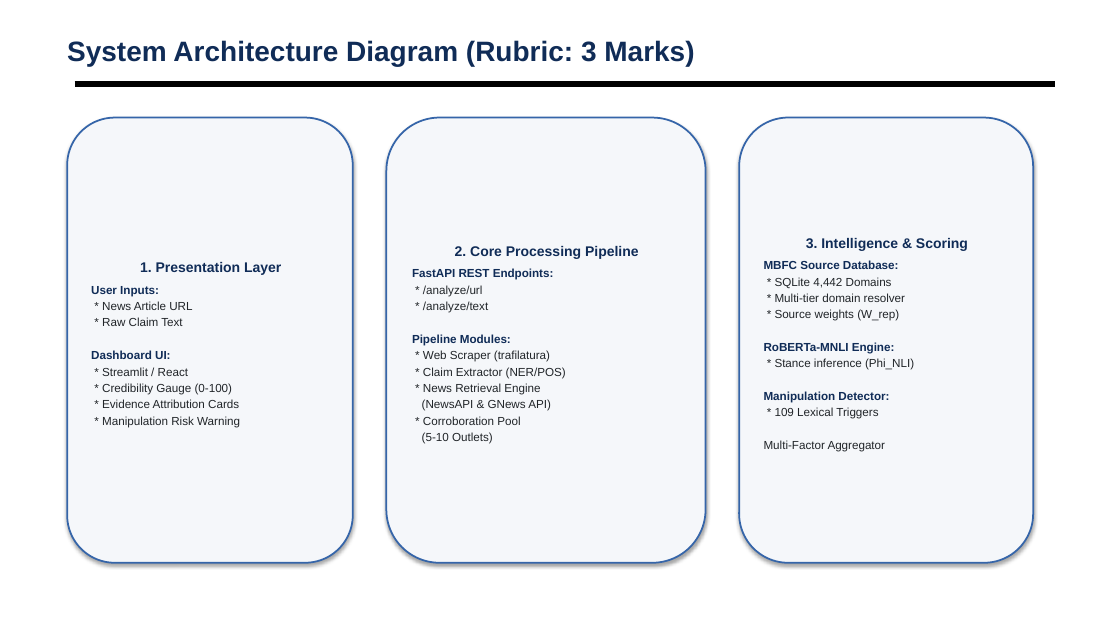
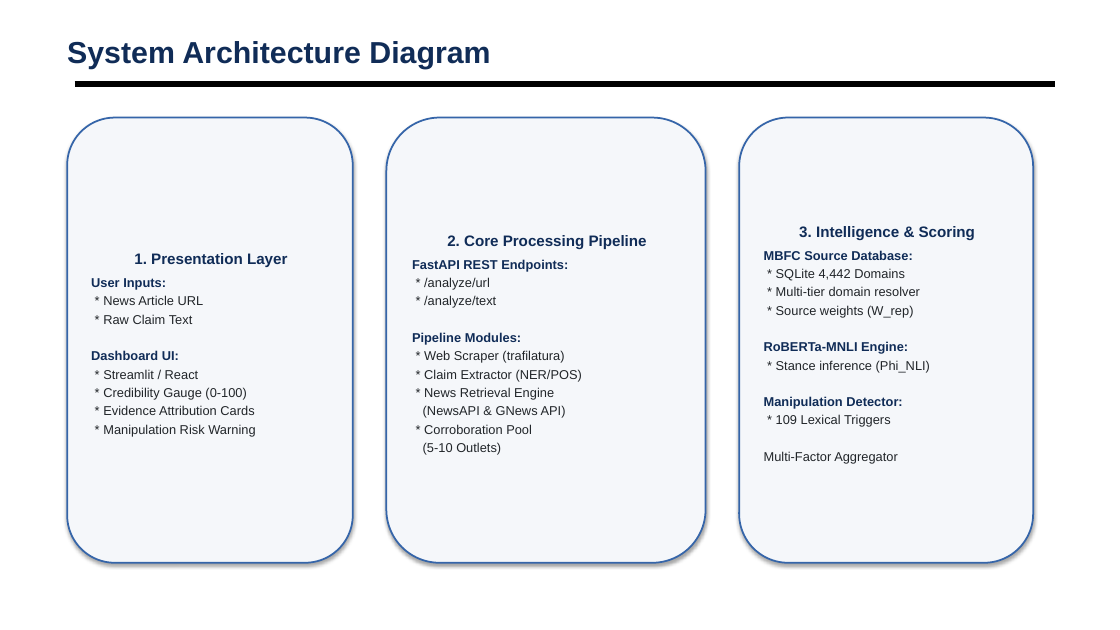
Before and after one commit to shubhamsapr5-eng/truth-lens, a slide deck: slide 11 of docs/AI_News_Credibility_Scorer_Review2.pptx. Drawn at 1120x630 pixels with LibreOffice and Linux fonts; fonts in the diff are those of the drawing; background and template pictures are left out. Boxes give left, top, right and bottom in pixels: in the first picture for what was removed or moved away, otherwise in the second. Text is boxed around its words. In the diff, an @@ line names an element or a change of style, - is before the commit and + after.

Commit message:
style(ppt): enlarge font sizes and remove rubric marks annotations

```diff
--- a/docs/AI_News_Credibility_Scorer_Review2.pptx
+++ b/docs/AI_News_Credibility_Scorer_Review2.pptx
@@ text at [67,41,490,69]: text changed; size 24 to 26 pt @@
-System Architecture Diagram (Rubric: 3 Marks)
+System Architecture Diagram
@@ rounded rectangle "1. Presentation Layer" at [67,118,353,563]: size 12 to 13 pt in "1. Presentation Layer"; size 10 to 11 pt in "User Inputs:", "* News Article URL", "* Raw Claim Text", "Dashboard UI:" and 4 more places @@
@@ rounded rectangle "2. Core Processing Pipeline" at [386,118,706,563]: size 12 to 13 pt in "2. Core Processing Pipeline"; size 10 to 11 pt in "FastAPI REST Endpoints:", "* /analyze/url", "* /analyze/text", "Pipeline Modules:" and 6 more places @@
@@ rounded rectangle "3. Intelligence & Scoring" at [739,118,1033,563]: size 12 to 13 pt in "3. Intelligence & Scoring"; size 10 to 11 pt in "MBFC Source Database:", "* SQLite 4,442 Domains", "* Multi-tier domain resolver", "* Source weights (W_rep)" and 5 more places @@
```
Also in this commit, not shown: 13 other slides changed, 1 other file.
